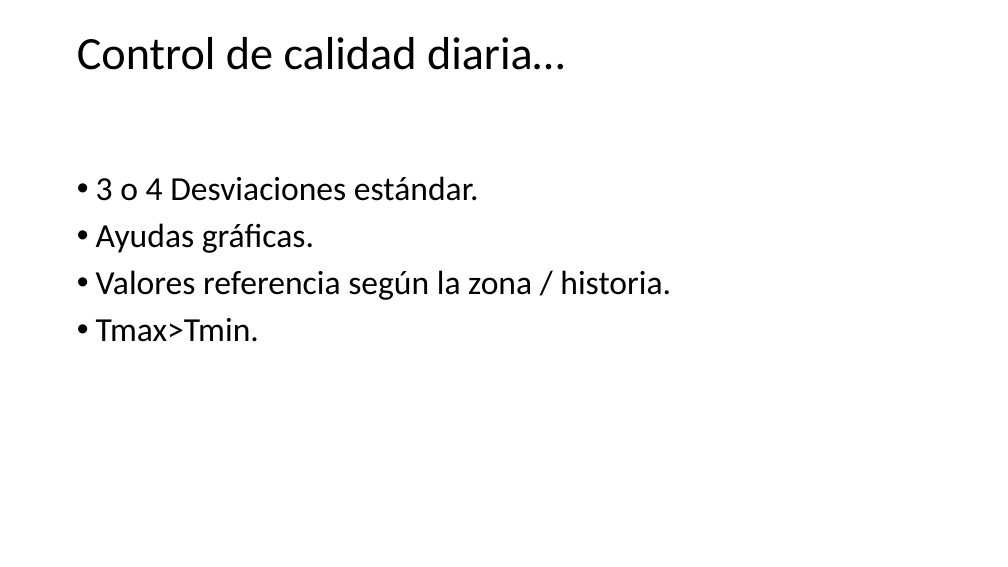
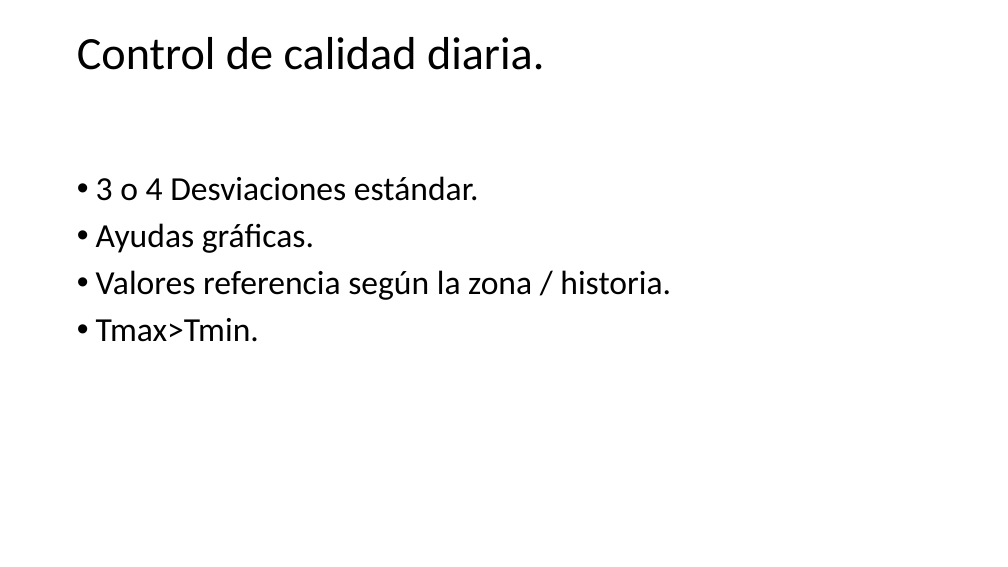
Before and after one commit to victor1130/Scripts_Clima, a slide deck: slide 10 of Tratamiento de datos climáticos.pptx. Drawn at 1008x567 pixels with LibreOffice and Linux fonts; fonts in the diff are those of the drawing. Boxes give left, top, right and bottom in pixels: in the first picture for what was removed or moved away, otherwise in the second. Text is boxed around its words. In the diff, an @@ line names an element or a change of style, - is before the commit and + after.

```diff
--- a/Tratamiento de datos climáticos.pptx
+++ b/Tratamiento de datos climáticos.pptx
@@ title at (77,37,544,70): text changed @@
-Control de calidad diaria…
+Control de calidad diaria.
```
Also in this commit, not shown: 17 other slides changed, 1 slide removed, 2 other files.
